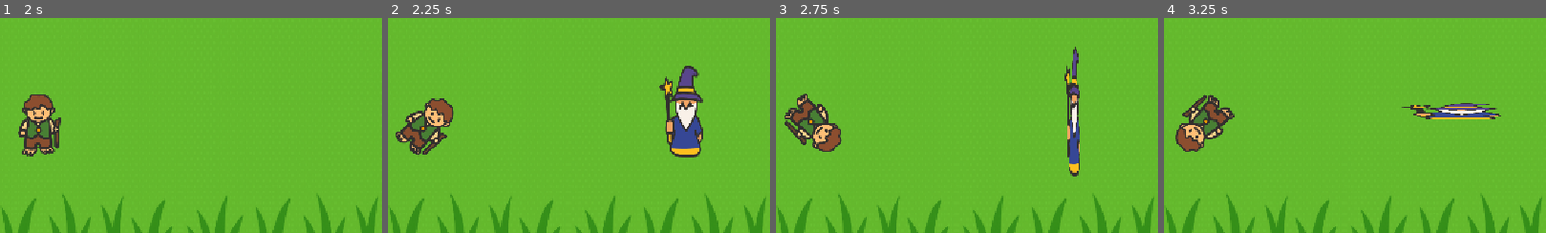
Above: before the commit, frames 1-4 (left to right).
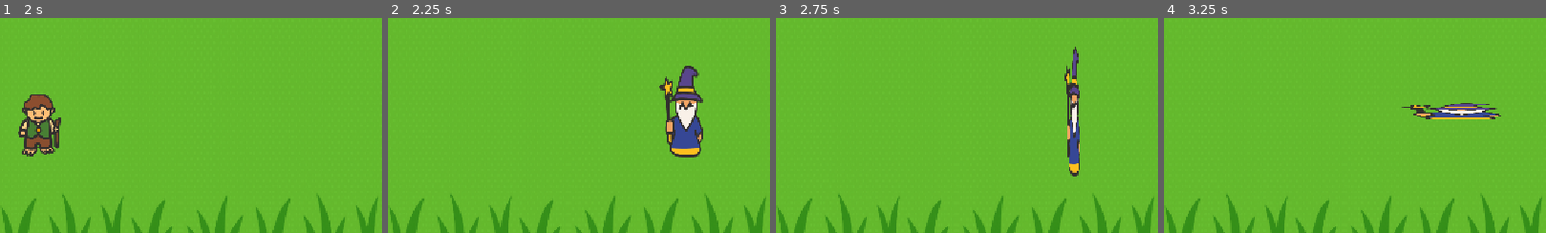
Above: after the commit, the same moments.

Repository: ligarius20fps/kurs-godot
Game: Godot game, scene res://Scenes/World/World.tscn
Two runs of this game, one before a commit and one after it. Both use one fixed random seed, a clock stepped at 60 frames per second and the inputs below.
Inputs:
- Up to frame 1 (2 s): no input
- Up to frame 2 (2.25 s): no input
- Up to frame 3 (2.75 s): no input
- Up to frame 4 (3.25 s): no input
The pictures show only the part of the screen within x 43-93%, y 21-71%; the shares and areas given below are measured in that part.

Frame 1 is identical in both runs. In frame 2, 2.4% of the frame differs, in the area x 2-18%, y 37-64%; in frame 3, 2.4%; in frame 4, 2.4%, in the area x 3-19%, y 35-63%.

Commit message:
zadanie z sygnałem

Diff:
--- a/dice-catcher/Scenes/Hero/Hero.gd
+++ b/dice-catcher/Scenes/Hero/Hero.gd
@@ -1,5 +1,6 @@
 class_name Hero
 extends Node2D
+
 """
 var p_f: int = 0
 var ph_f: int = 0
@@ -27,3 +28,7 @@
 	#p_f += 1
 	#print("_process %d" % p_f)
 	rotate(PI* delta)
+
+
+func _on_hide_timer_timeout() -> void:
+	hide()
--- a/dice-catcher/Scenes/Hero/Hero.tscn
+++ b/dice-catcher/Scenes/Hero/Hero.tscn
@@ -10,3 +10,10 @@
 position = Vector2(2, 0)
 scale = Vector2(0.5, 0.5)
 texture = ExtResource("1_1i8wv")
+
+[node name="HideTimer" type="Timer" parent="." unique_id=1231009499]
+wait_time = 2.0
+one_shot = true
+autostart = true
+
+[connection signal="timeout" from="HideTimer" to="." method="_on_hide_timer_timeout"]
